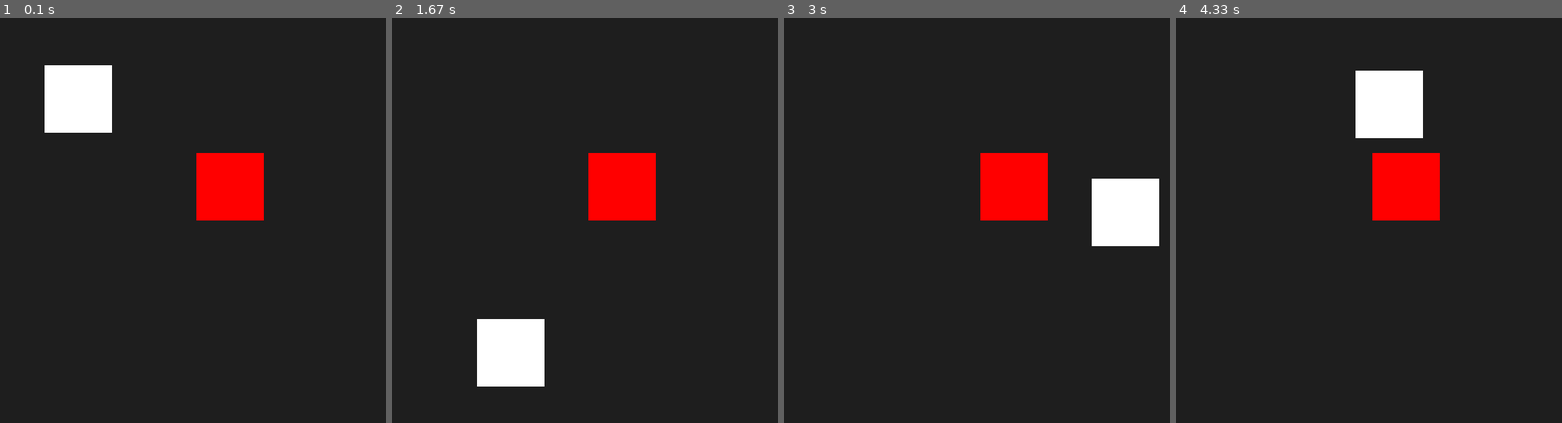
Above: before the commit, frames 1-4 (left to right).
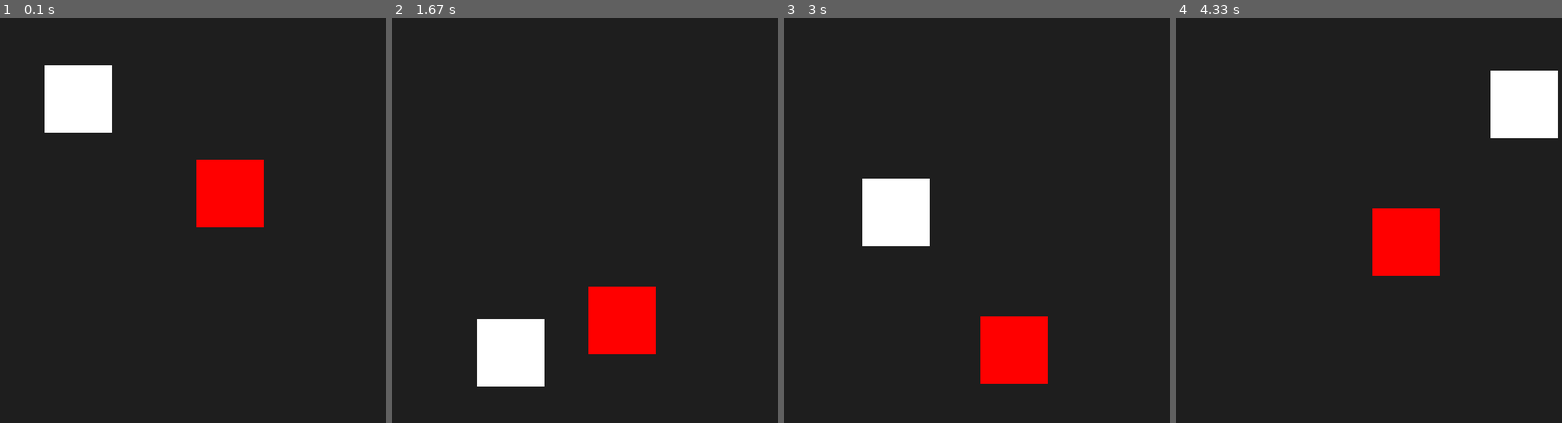
Above: after the commit, the same moments.

Repository: bnares/PygamecolisionBetweenElements
Game: pygame game, started from colision.py
The game is run twice, just before and just after one commit, with the same random seed, the same clock (stepped at 60 frames per second) and the same inputs.
Inputs:
- Up to frame 1 (0.1 s): no input
- Up to frame 2 (1.67 s): no input
- Up to frame 3 (3 s): no input
- Up to frame 4 (4.33 s): no input

The runs differ from the first frame. In frame 1, 0.6% of the frame differs, in the area x 50-69%, y 33-52%; in frame 2, 5.8%; in frame 3, 12%, in the area x 20-98%, y 33-91%; in frame 4, 11%.

Commit message:
done collision pygame

Diff:
--- a/colision.py
+++ b/colision.py
@@ -12,31 +12,37 @@
 
 moving_rect = pygame.Rect(50,50,100,100)
 x_speed, y_speed = 5,4
+other_speed = 2
 
 other_rect = pygame.Rect(300,200, 100,100)
 
 
 def bouncing_rect():
-    global  x_speed, y_speed
+    global  x_speed, y_speed, other_speed
     pygame.draw.rect(screen, (255, 255, 255), moving_rect)
     pygame.draw.rect(screen, (255, 0, 0), other_rect)
 
     moving_rect.x += x_speed
     moving_rect.y += y_speed
+    other_rect.y += other_speed
+
+    if other_rect.top<=0 or other_rect.bottom >= height:
+        other_speed*=-1
+
 
     #basic checking collision
     collision_tollerance = 10
     if moving_rect.colliderect(other_rect):
-        if abs(moving_rect.top - other_rect.bottom) <= collision_tollerance:
+        if abs(moving_rect.top - other_rect.bottom) <= collision_tollerance and y_speed<0:
             y_speed*=-1
 
-        if abs(moving_rect.bottom - other_rect.top)<= collision_tollerance:
+        if abs(moving_rect.bottom - other_rect.top)<= collision_tollerance and y_speed>0:
             y_speed*=-1
 
-        if abs(moving_rect.left - other_rect.right) <= collision_tollerance:
+        if abs(moving_rect.left - other_rect.right) <= collision_tollerance and x_speed <0:
             x_speed*=-1
 
-        if abs(moving_rect.right - other_rect.left) <= collision_tollerance:
+        if abs(moving_rect.right - other_rect.left) <= collision_tollerance and x_speed >0 :
             x_speed*=-1
 
     if moving_rect.right >= width or moving_rect.left<=0:
